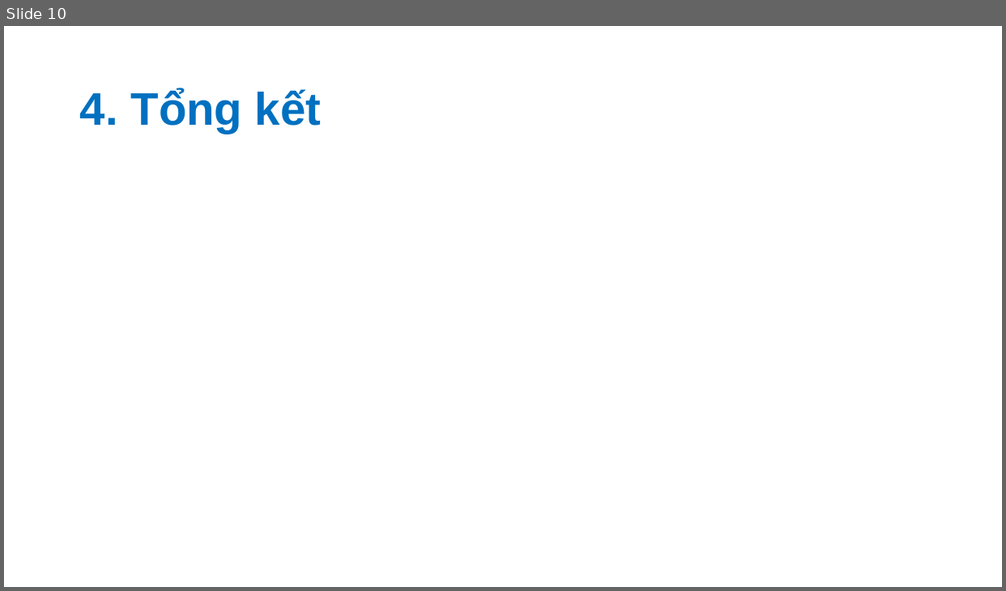
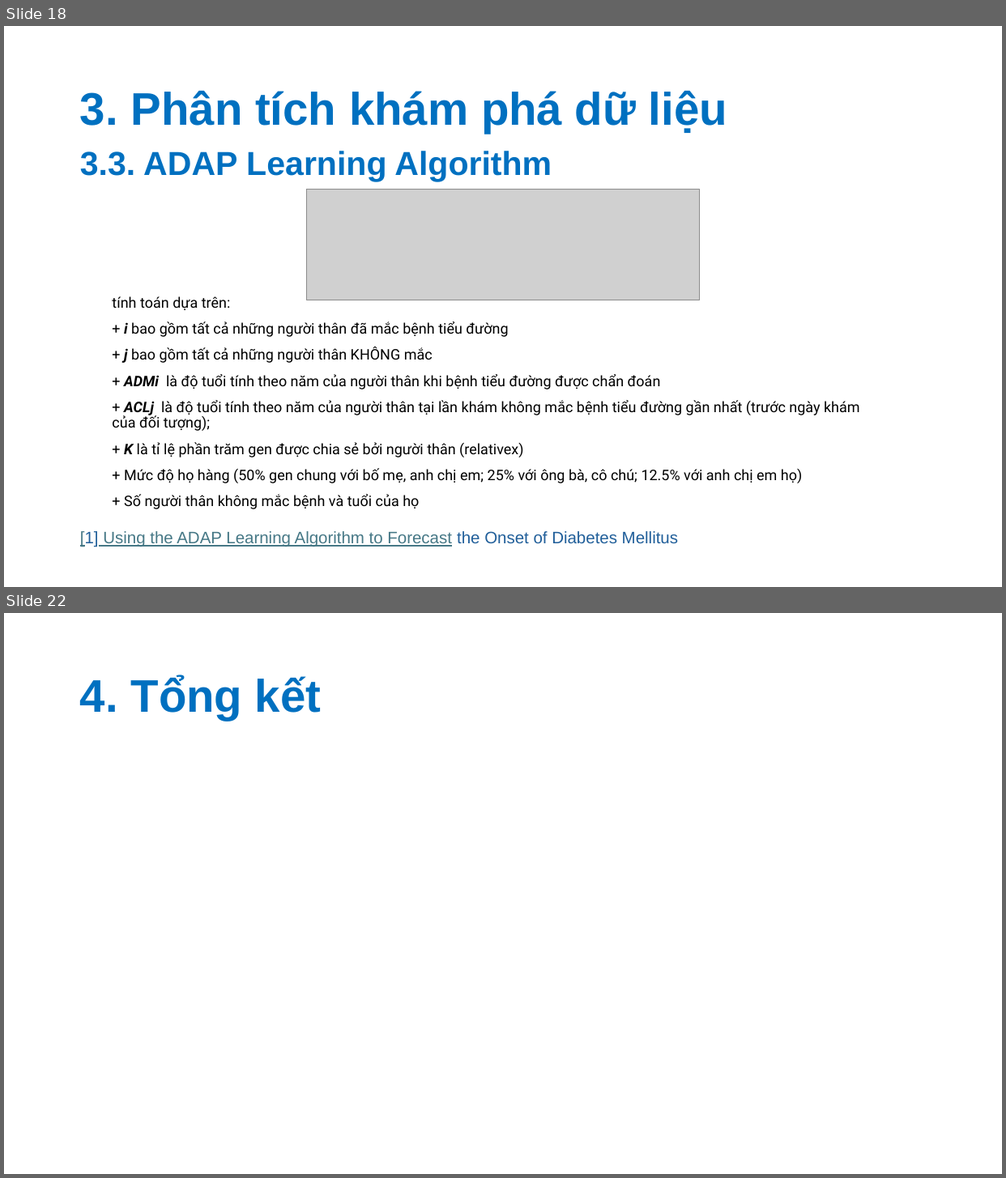
Before and after one commit to nvhao100604/PTDL_2025, a slide deck: BT3/slide/Phân tích khám phá về bệnh đái tháo đường.pptx. Shown one above the other, each under a label of ours: slide 10 before the commit, slides 18 and 22 after it; the slides between them are not shown. The pictures are 1006x591 and 1006x1178 pixels, drawn with LibreOffice and Linux fonts; fonts in the diff are those of the drawing; grey boxes stand for pictures. Boxes give left, top, right and bottom in pixels: in the first picture for what was removed or moved away, otherwise in the second. Text is boxed around its words. In the diff, an @@ line names an element or a change of style, - is before the commit and + after.

```diff
--- a/BT3/slide/Phân tích khám phá về bệnh đái tháo đường.pptx
+++ b/BT3/slide/Phân tích khám phá về bệnh đái tháo đường.pptx
@@ slide 18 added at (x1=4, y1=26, x2=1002, y2=587), background #FFFFFF @@
@@ title added at (x1=80, y1=91, x2=727, y2=133), 44 pt, text #0070C0, bold @@
+3. Phân tích khám phá dữ liệu
@@ text added at (x1=80, y1=151, x2=552, y2=182), 32 pt, text #0070C0, bold @@
+3.3. ADAP Learning Algorithm
@@ picture added at (x1=307, y1=189, x2=700, y2=301) @@
@@ text added at (x1=112, y1=297, x2=860, y2=510), 14 pt, text #000000 @@
+tính toán dựa trên:
++ i bao gồm tất cả những người thân đã mắc bệnh tiểu đường
++ j bao gồm tất cả những người thân KHÔNG mắc
++ ADMi là độ tuổi tính theo năm của người thân khi bệnh tiểu đường được chẩn đoán
++ ACLj là độ tuổi tính theo năm của người thân tại lần khám không mắc bệnh tiểu đường gần nhất (trước ngày khám của đối tượng);
++ K là tỉ lệ phần trăm gen được chia sẻ bởi người thân (relativex)
++ Mức độ họ hàng (50% gen chung với bố mẹ, anh chị em; 25% với ông bà, cô chú; 12.5% với anh chị em họ)
++ Số người thân không mắc bệnh và tuổi của họ
@@ text added at (x1=80, y1=531, x2=678, y2=548), 16 pt, text #467886, underline @@
+[1] Using the ADAP Learning Algorithm to Forecast the Onset of Diabetes Mellitus
@@ what was slide 10 is now slide 22 @@
```
Also in this commit, not shown: 4 slides changed, 12 other slides added, 1 slide removed.
